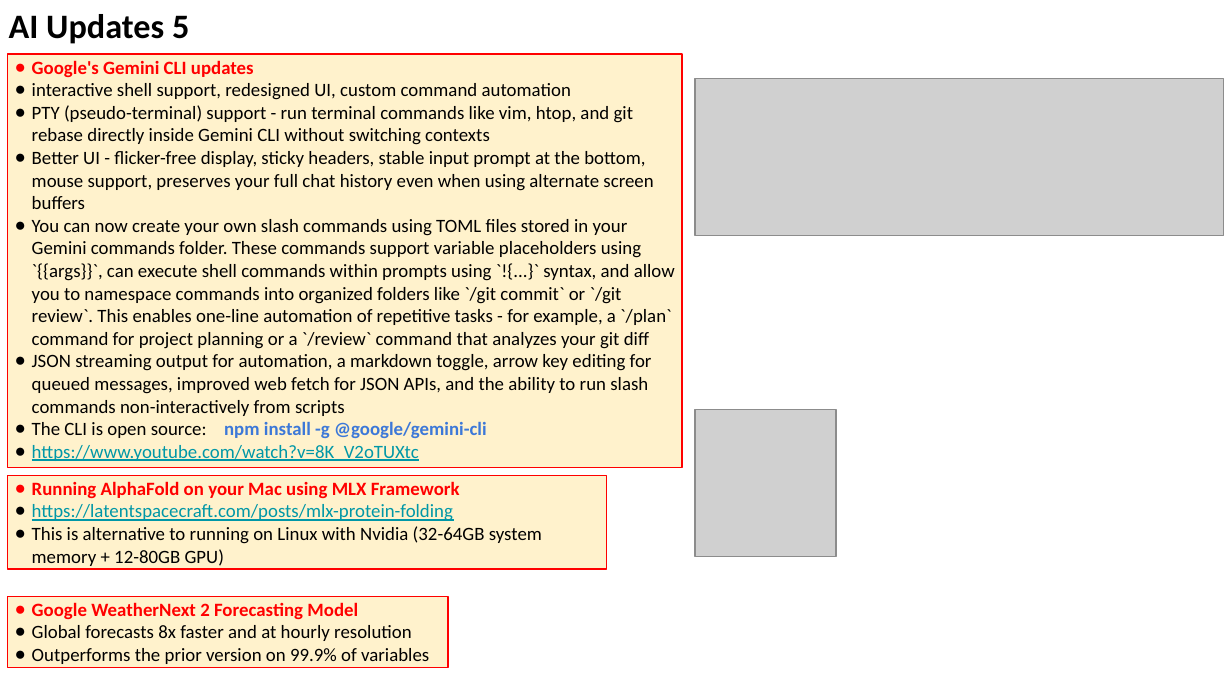
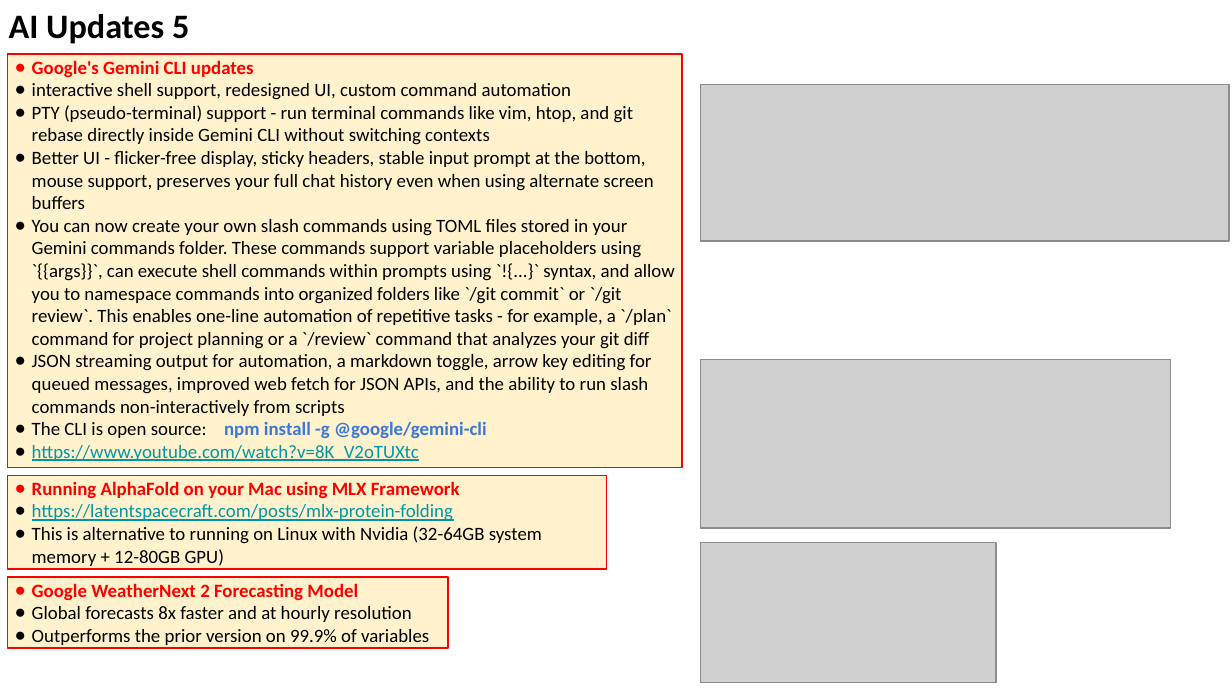
Before and after one commit to lselector/seminar, a slide deck: slide 15 of 2025/2025-11-21-AI-Updates.pptx (slide 12 before the commit). Drawn at 1232x693 pixels with LibreOffice and Linux fonts; fonts in the diff are those of the drawing; grey boxes stand for pictures. Boxes give left, top, right and bottom in pixels: in the first picture for what was removed or moved away, otherwise in the second. Text is boxed around its words. In the diff, an @@ line names an element or a change of style, - is before the commit and + after.

```diff
--- a/2025/2025-11-21-AI-Updates.pptx
+++ b/2025/2025-11-21-AI-Updates.pptx
@@ picture: place and size @@
-picture at [695, 79, 1223, 235]
+picture at [700, 85, 1228, 241]
@@ picture added at [700, 360, 1170, 529] @@
@@ picture removed at [695, 409, 837, 557] @@
@@ picture added at [700, 542, 995, 683] @@
@@ rectangle "Google WeatherNext 2 Forecasting Model": place and size @@
-rectangle "Google WeatherNext 2 Forecasting Model" at [7, 596, 448, 668]
+rectangle "Google WeatherNext 2 Forecasting Model" at [7, 577, 448, 648]
```
Also in this commit, not shown: 6 other slides changed, 8 slides added.
